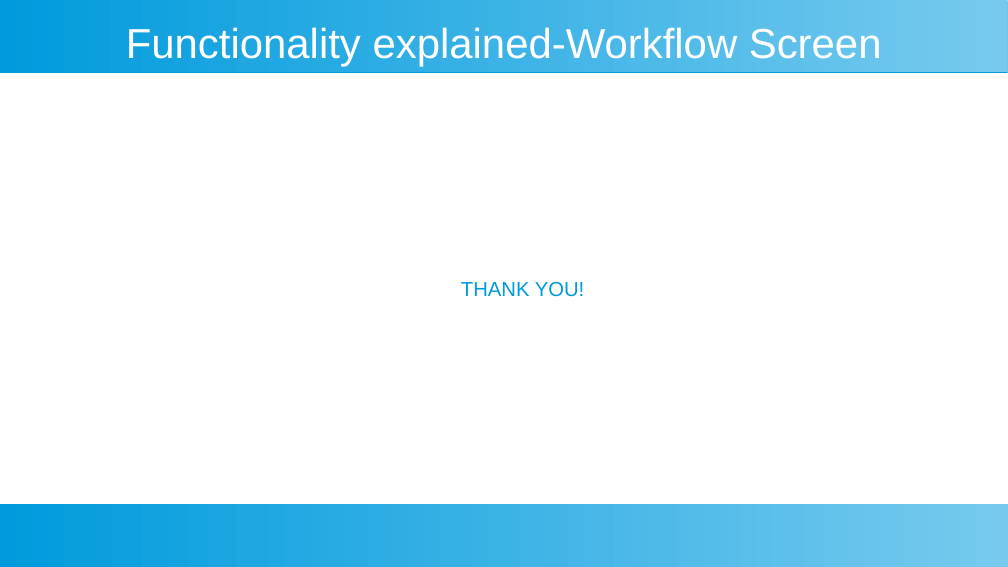
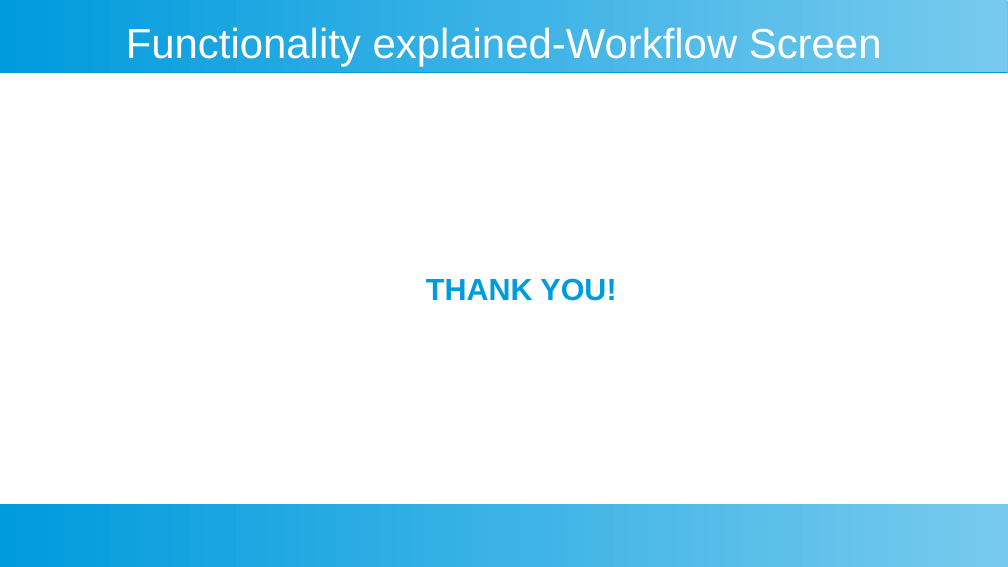
Before and after one commit to nikolaydimov83/Workflow-BPM-Front-End-Lit-HTML, a slide deck: slide 14 of ProjectPresentation.odp (slide 12 before the commit). Drawn at 1008x567 pixels with LibreOffice and Linux fonts; fonts in the diff are those of the drawing. Boxes give left, top, right and bottom in pixels: in the first picture for what was removed or moved away, otherwise in the second. Text is boxed around its words. In the diff, an @@ line names an element or a change of style, - is before the commit and + after.

```diff
--- a/ProjectPresentation.odp
+++ b/ProjectPresentation.odp
@@ text "THANK YOU!" at bbox=[426, 278, 616, 301]: size 16 to 24 pt, bold on @@
```
Also in this commit, not shown: 9 other slides changed, 2 slides added.
